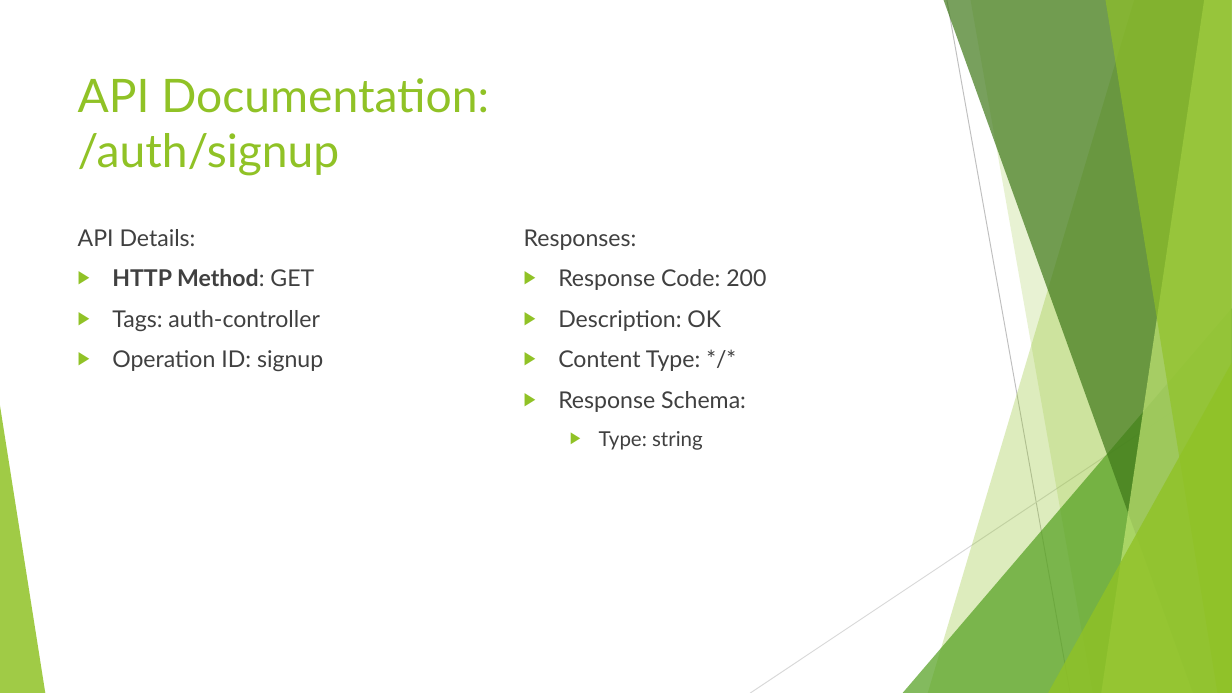
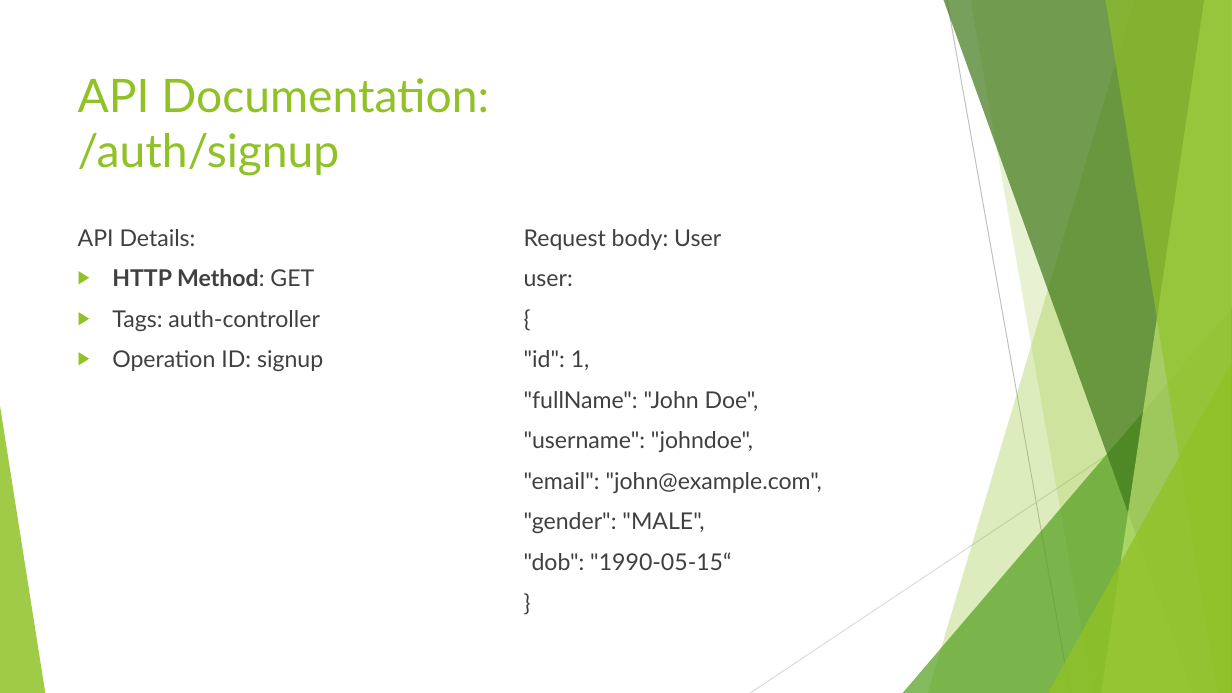
Before and after one commit to jidni911/sdcianSpring, a slide deck: slide 7 of Project SDC.pptx. Drawn at 1232x693 pixels with LibreOffice and Linux fonts; fonts in the diff are those of the drawing. Boxes give left, top, right and bottom in pixels: in the first picture for what was removed or moved away, otherwise in the second. Text is boxed around its words. In the diff, an @@ line names an element or a change of style, - is before the commit and + after.

```diff
--- a/Project SDC.pptx
+++ b/Project SDC.pptx
@@ text at (524,229,822,570): text changed @@
-Responses:
-▶ Response Code: 200
-▶ Description: OK
-▶ Content Type: */*
-▶ Response Schema:
-  ▶ Type: string
+Request body: User
+user:
+{
+"id": 1,
+"fullName": "John Doe",
+"username": "johndoe",
+"email": "john@example.com",
+"gender": "MALE",
+"dob": "1990-05-15“
+}
```
Also in this commit, not shown: 14 other slides changed, 11 other files.
